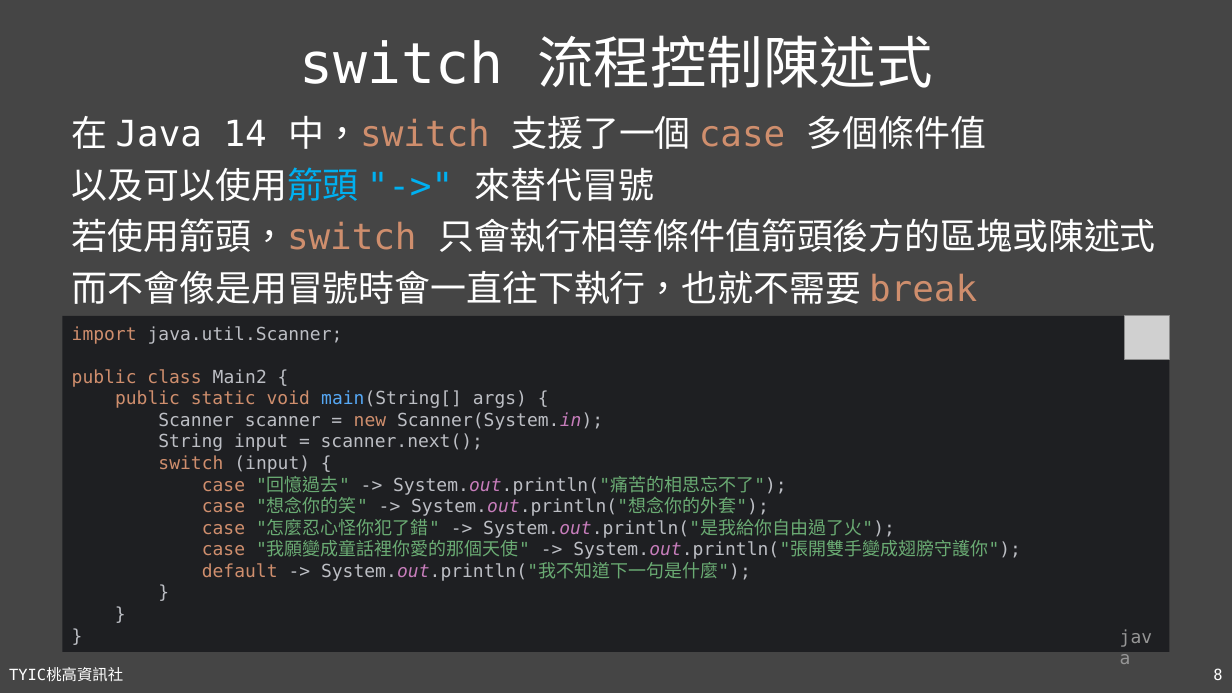
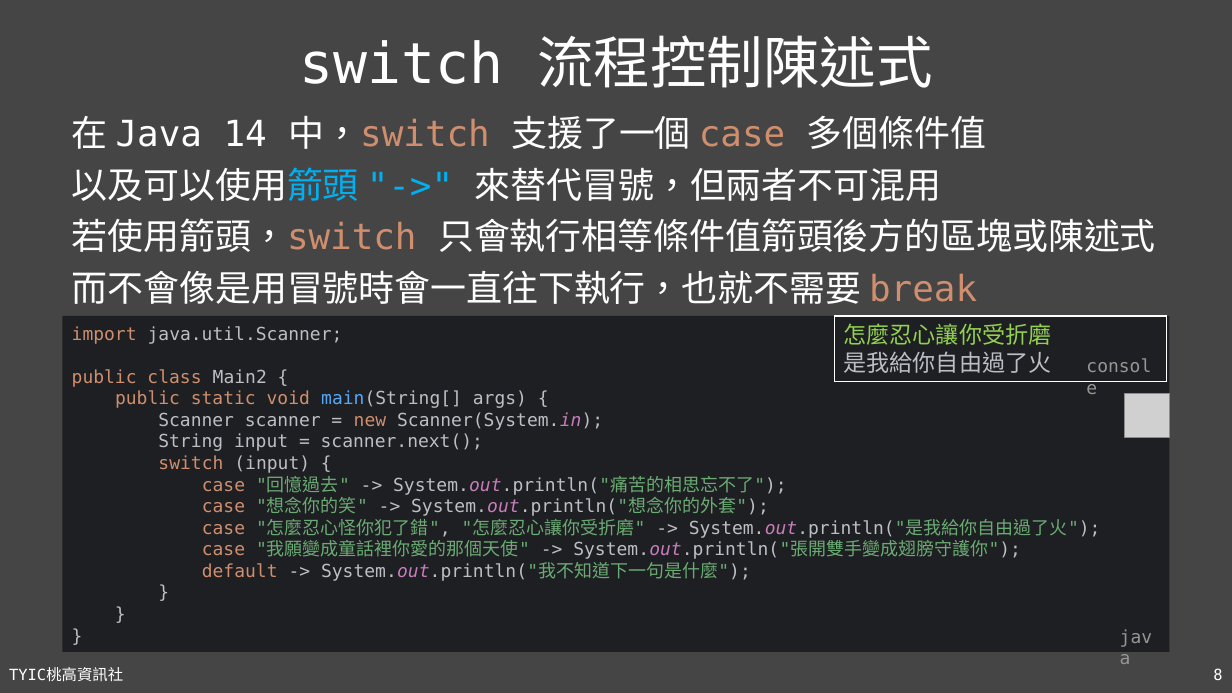
Before and after one commit to TYSHIC/slides, a slide deck: slide 8 of powerpoint/06_流程控制.pptx. Drawn at 1232x693 pixels with LibreOffice and Linux fonts; fonts in the diff are those of the drawing; grey boxes stand for pictures. Boxes give left, top, right and bottom in pixels: in the first picture for what was removed or moved away, otherwise in the second. Text is boxed around its words. In the diff, an @@ line names an element or a change of style, - is before the commit and + after.

Commit message:
06_switch

```diff
--- a/powerpoint/06_流程控制.pptx
+++ b/powerpoint/06_流程控制.pptx
@@ text at [72, 167, 942, 201]: text changed @@
-以及可以使用箭頭 "->" 來替代冒號
+以及可以使用箭頭 "->" 來替代冒號，但兩者不可混用
@@ text in rectangle at [72, 326, 1101, 581]: text changed @@
-import java.util.Scanner;
-public class Main2 {
-public static void main(String[] args) {
-Scanner scanner = new Scanner(System.in);
-String input = scanner.next();
-switch (input) {
-case "回憶過去" -> System.out.println("痛苦的相思忘不了");
-case "想念你的笑" -> System.out.println("想念你的外套");
-case "怎麼忍心怪你犯了錯" -> System.out.println("是我給你自由過了火");
-case "我願變成童話裡你愛的那個天使" -> System.out.println("張開雙手變成翅膀守護你");
-default -> System.out.println("我不知道下一句是什麼");
-}
-}
-}
+import java.util.Scanner;
+public class Main2 {
+public static void main(String[] args) {
+Scanner scanner = new Scanner(System.in);
+String input = scanner.next();
+switch (input) {
+case "回憶過去" -> System.out.println("痛苦的相思忘不了");
+case "想念你的笑" -> System.out.println("想念你的外套");
+case "怎麼忍心怪你犯了錯", "怎麼忍心讓你受折磨" -> System.out.println("是我給你自由過了火");
+case "我願變成童話裡你愛的那個天使" -> System.out.println("張開雙手變成翅膀守護你");
+default -> System.out.println("我不知道下一句是什麼");
+}
+}
+}
@@ rectangle added at [835, 316, 1166, 382], fill #1E1F22, outline #FFFFFF 1 pt, 18 pt, text #92D050 @@
+怎麼忍心讓你受折磨
+是我給你自由過了火
@@ text added at [1078, 350, 1166, 382], 14 pt, text #969696 @@
+console
@@ picture: place and size @@
-picture at [1125, 316, 1170, 360]
+picture at [1125, 394, 1170, 437]
```
Also in this commit, not shown: 1 other slide changed, 2 slides added, 2 other files.
